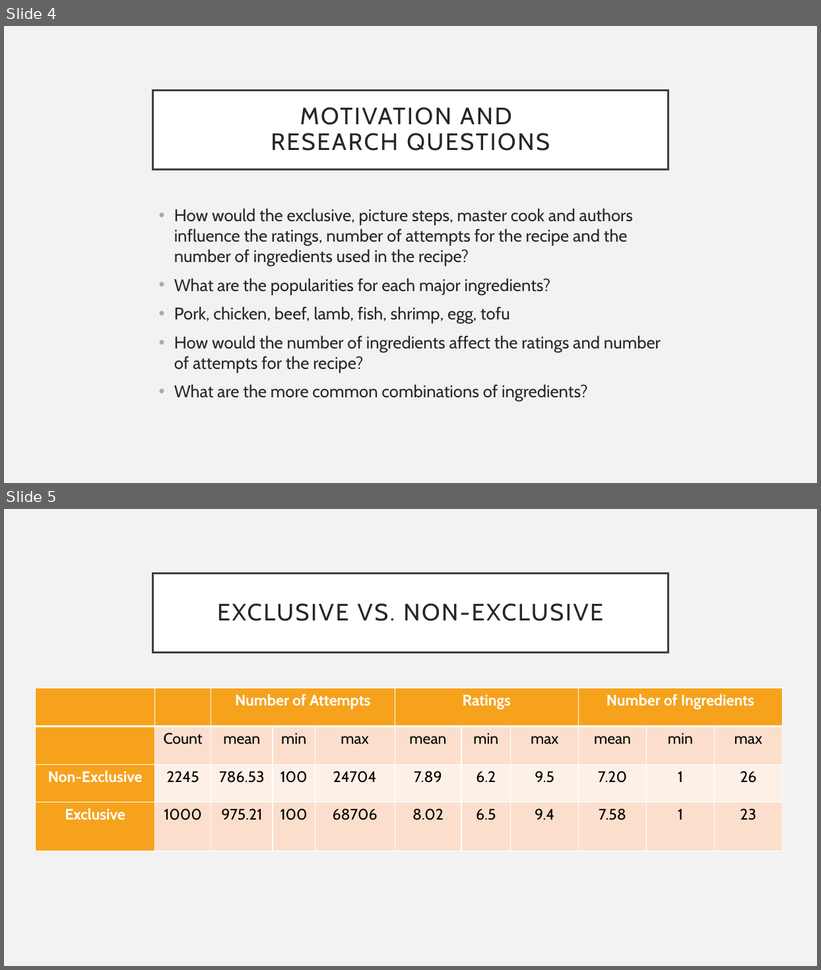
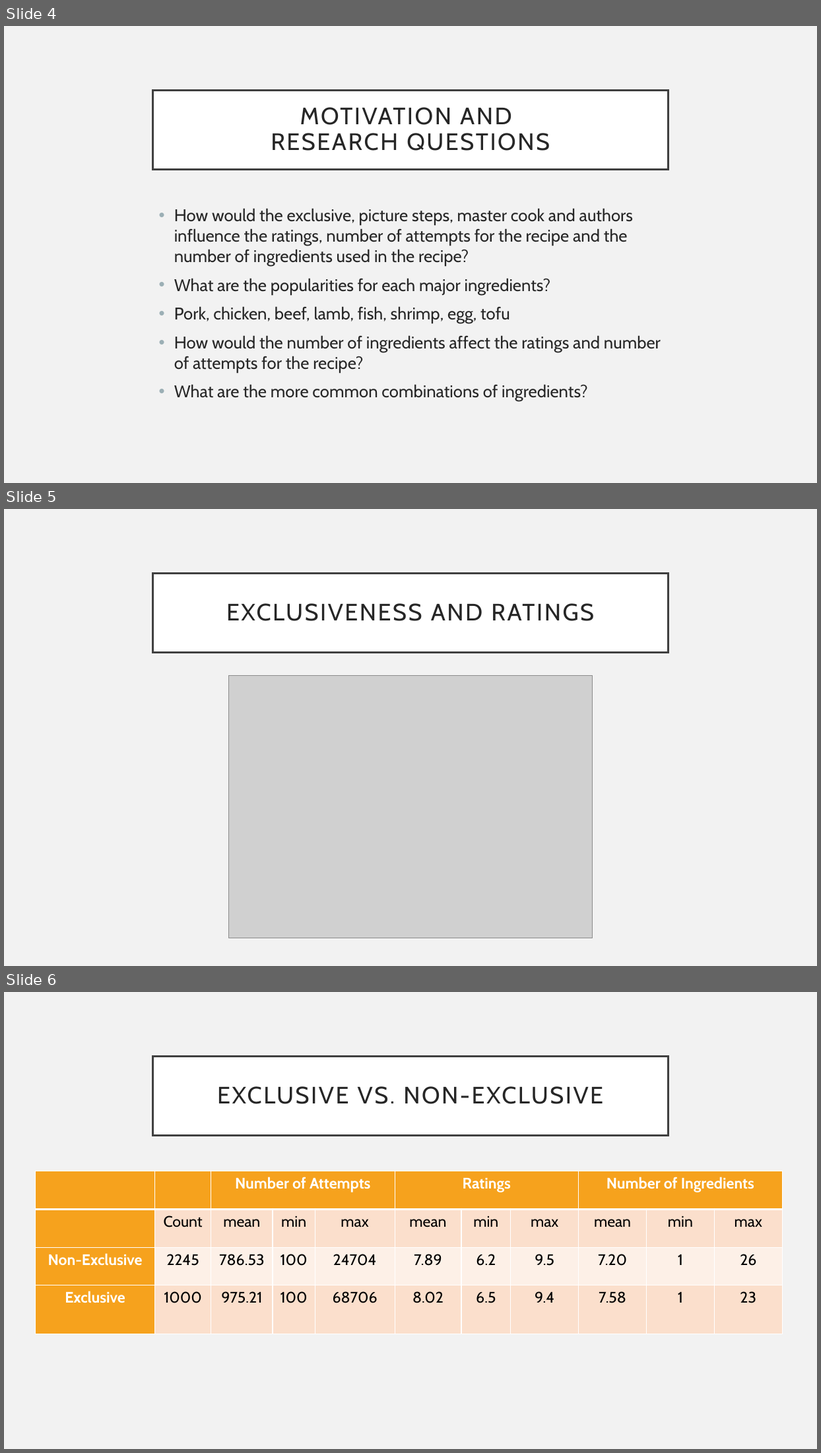
Before and after one commit to shimmer-croissant0707/web_scraping_project, a slide deck: Web_Scraping_Project_Presentation Hanbo Shao.pptx. Shown one above the other, each under a label of ours: slides 4 and 5 before the commit, slides 4, 5 and 6 after it. The pictures are 821x970 and 821x1453 pixels, drawn with LibreOffice and Linux fonts; fonts in the diff are those of the drawing; grey boxes stand for pictures. Boxes give left, top, right and bottom in pixels: in the first picture for what was removed or moved away, otherwise in the second. Text is boxed around its words. In the diff, an @@ line names an element or a change of style, - is before the commit and + after.

```diff
--- a/Web_Scraping_Project_Presentation Hanbo Shao.pptx
+++ b/Web_Scraping_Project_Presentation Hanbo Shao.pptx
@@ slide 5 added at (4,509,817,966), background #F2F2F2 @@
@@ title added at (153,573,668,652), fill #FFFFFF, outline #404040 2.5 pt, 28 pt, text #262626 @@
+EXCLUSIVENESS AND RATINGS
@@ picture added at (229,675,592,939) @@
@@ what was slide 5 is now slide 6 @@
```
Also in this commit, not shown: 2 slides changed, 2 other slides added, 1 other file.
